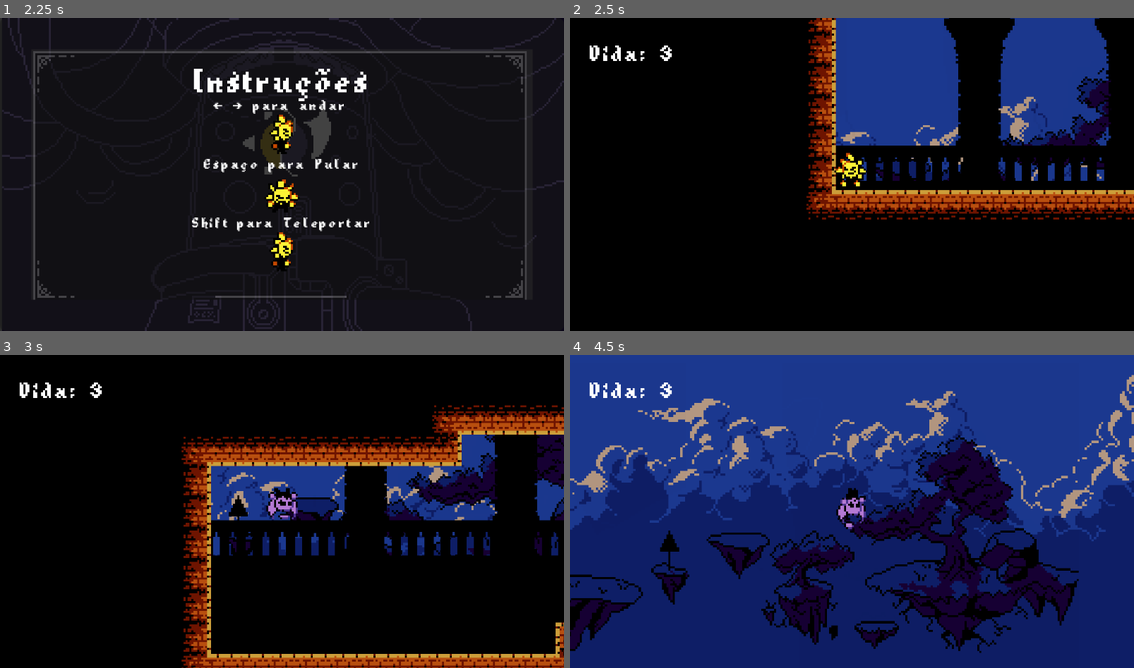
Above: before the commit, frames 1-4 (two rows, left to right).
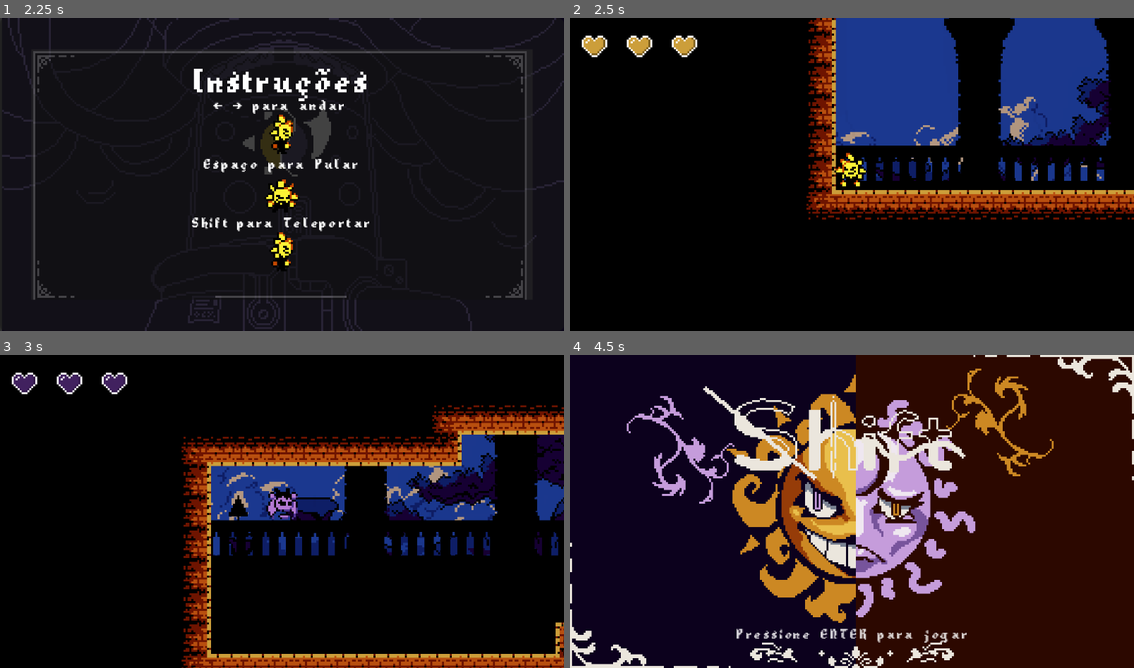
Above: after the commit, the same moments.

Repository: ygcs796/jogo-gamejam-djuff
Game: Godot game, scene res://cenarios/title_screen.tscn
Two runs of this game, one before a commit and one after it. Both use one fixed random seed, a clock stepped at 60 frames per second and the inputs below.
Inputs (mouse positions are in pixels of both pictures, inside the frame that each line leads up to):
- Up to frame 1 (2.25 s): tap Enter (ui_accept) at 0.5, 0.77, 0.8, 1.07, 1.25, 1.35, 1.52, 1.82, 2 s; hold Shift (swap) 0.53-1.28 s; hold Right (ui_right) 0.53-2.03 s; tap Shift (swap) at 1.55 s; hold Left (ui_left) from 2.03 s (still down); hold Shift (swap) from 2.03 s (still down)
- Up to frame 2 (2.5 s): keep holding Left (ui_left); keep holding Shift (swap); tap Enter (ui_accept) at 2.3 s
- Up to frame 3 (3 s): tap Enter (ui_accept) at 2.75 s; release Left (ui_left) at 2.78 s; release Shift (swap) at 2.78 s; hold Right (ui_right) from 2.78 s (still down); tap Shift (swap) at 2.85 s
- Up to frame 4 (4.5 s): tap Enter (ui_accept) at 3.02, 3.32 s; hold Enter (ui_accept) 3.53-4.25 s; tap P (pausar, bound only after the commit) at 4.15 s; release Right (ui_right) at 4.25 s; click (727, 477) at 4.27 s

Frame 1 is identical in both runs. In frame 2, 0.9% of the frame differs, in the area x 2-23%, y 5-14%; in frame 3, 0.9%; in frame 4, 98%, in the area x 0-100%, y 0-100%.

Commit message:
feat: adicionado corações e pausa

Diff:
--- a/cenarios/fase_1_REFEITA.tscn
+++ b/cenarios/fase_1_REFEITA.tscn
@@ -10,9 +10,10 @@
 [ext_resource type="Texture2D" uid="uid://bdtxu3q021o6e" path="res://frente do paralax versão final.png" id="3_vkf0v"]
 [ext_resource type="PackedScene" uid="uid://cks3c0sqqsb6j" path="res://elementos/espinhos.tscn" id="4_eetcr"]
 [ext_resource type="Texture2D" uid="uid://by7uxjxamsj0y" path="res://tilesets REFEITOS.png" id="4_vkf0v"]
-[ext_resource type="FontFile" uid="uid://dhot6sworwsob" path="res://fontes/EnchantedSword.ttf" id="11_gp3ih"]
+[ext_resource type="PackedScene" uid="uid://g12rg1fxw8dy" path="res://cenarios/ui/vida.tscn" id="11_iwjql"]
 [ext_resource type="PackedScene" uid="uid://by1u6n52ihwbr" path="res://elementos/dialogo.tscn" id="11_pedg6"]
 [ext_resource type="Texture2D" uid="uid://cdb07vgsn3mmk" path="res://assets/chave.png" id="13_iwjql"]
+[ext_resource type="PackedScene" uid="uid://158ri8hu5hpi" path="res://cenarios/ui/pausa.tscn" id="14_iwjql"]
 
 [sub_resource type="TileSetAtlasSource" id="TileSetAtlasSource_n4735"]
 texture = ExtResource("4_vkf0v")
@@ -171,9 +172,6 @@
 [sub_resource type="RectangleShape2D" id="RectangleShape2D_e8qxp"]
 size = Vector2(177.5, 21)
 
-[sub_resource type="LabelSettings" id="LabelSettings_4641i"]
-font = ExtResource("11_gp3ih")
-
 [sub_resource type="AtlasTexture" id="AtlasTexture_ove6p"]
 atlas = ExtResource("13_iwjql")
 region = Rect2(15, 0, 11, 26)
@@ -350,43 +348,48 @@
 
 [node name="HUD" type="CanvasLayer" parent="." unique_id=1755309185]
 
-[node name="vida" type="Label" parent="HUD" unique_id=1323107226]
-offset_left = 10.0
+[node name="Pausa" parent="HUD" unique_id=531544732 instance=ExtResource("14_iwjql")]
+offset_left = 53.0
+offset_top = 26.0
+offset_right = 53.0
+offset_bottom = 26.0
+
+[node name="vida" parent="HUD" unique_id=1109286178 instance=ExtResource("11_iwjql")]
+anchor_right = 0.10763889
+anchor_bottom = 0.05625
+offset_left = 20.0
 offset_top = 10.0
-offset_right = 62.0
-offset_bottom = 33.0
-text = "Vida: 3"
-label_settings = SubResource("LabelSettings_4641i")
-metadata/_edit_use_anchors_ = true
+offset_right = 20.0
+offset_bottom = 10.0
 
 [node name="dialogo" parent="HUD" unique_id=1395224464 instance=ExtResource("11_pedg6")]
 metadata/_edit_use_anchors_ = true
 
 [node name="simbolo_chave_lumina" type="TextureRect" parent="HUD" unique_id=3749295]
 visible = false
-offset_left = 47.0
-offset_top = 5.0
-offset_right = 73.0
-offset_bottom = 36.0
+offset_left = 73.0
+offset_top = 4.0
+offset_right = 99.0
+offset_bottom = 35.0
 texture = SubResource("AtlasTexture_ove6p")
 stretch_mode = 5
 metadata/_edit_use_anchors_ = true
 
 [node name="simbolo_chave_umbra" type="TextureRect" parent="HUD" unique_id=2091738252]
 visible = false
-offset_left = 51.0
-offset_top = 5.0
-offset_right = 77.0
-offset_bottom = 36.0
+offset_left = 80.0
+offset_top = 4.0
+offset_right = 106.0
+offset_bottom = 35.0
 texture = SubResource("AtlasTexture_1lfdq")
 stretch_mode = 5
 metadata/_edit_use_anchors_ = true
 
 [node name="simbolo_chave_completa" type="TextureRect" parent="HUD" unique_id=1020231815]
 visible = false
-offset_left = 53.0
+offset_left = 80.0
 offset_top = 4.0
-offset_right = 70.0
+offset_right = 97.0
 offset_bottom = 36.74074
 texture = SubResource("AtlasTexture_jtm68")
 stretch_mode = 5
@@ -395,4 +398,6 @@
 [connection signal="chegou_na_porta" from="TileMapLayer/StaticBody2D/porta" to="." method="_on_porta_chegou_na_porta"]
 [connection signal="jogador_pegou_chave_umbra" from="chave_umbra" to="." method="_on_chave_umbra_jogador_pegou_chave_umbra"]
 [connection signal="jogador_pegou_chave_lumina" from="chave_lumina" to="." method="_on_chave_lumina_jogador_pegou_chave_lumina"]
+[connection signal="state_changed" from="Player" to="HUD/vida" method="swap_heart_color"]
+[connection signal="tomou_dano" from="Player" to="HUD/vida" method="delete_heart"]
 [connection signal="dialog_finished" from="HUD/dialogo" to="." method="_on_dialogo_dialog_finished"]
--- a/cenarios/fase_2.tscn
+++ b/cenarios/fase_2.tscn
@@ -10,6 +10,7 @@
 [ext_resource type="Script" uid="uid://c4dsuwwppk3rw" path="res://scripts/chave_umbra.gd" id="5_osbo2"]
 [ext_resource type="PackedScene" uid="uid://du24hh5b5m1nb" path="res://elementos/porta.tscn" id="6_gx0op"]
 [ext_resource type="FontFile" uid="uid://dhot6sworwsob" path="res://fontes/EnchantedSword.ttf" id="8_osbo2"]
+[ext_resource type="PackedScene" uid="uid://158ri8hu5hpi" path="res://cenarios/ui/pausa.tscn" id="11_23g8n"]
 
 [sub_resource type="WorldBoundaryShape2D" id="WorldBoundaryShape2D_no2hi"]
 normal = Vector2(1, 0)
@@ -795,6 +796,12 @@
 texture = SubResource("AtlasTexture_cslls")
 stretch_mode = 5
 
+[node name="Pausa" parent="HUD" unique_id=531544732 instance=ExtResource("11_23g8n")]
+offset_left = 53.0
+offset_top = 26.0
+offset_right = 53.0
+offset_bottom = 26.0
+
 [connection signal="jogador_pegou_chave_lumina" from="cenario1/chave_lumina" to="." method="_on_chave_lumina_jogador_pegou_chave_lumina"]
 [connection signal="jogador_pegou_chave_umbra" from="cenario2/chave_umbra" to="." method="_on_chave_umbra_jogador_pegou_chave_umbra"]
 [connection signal="chegou_na_porta" from="cenario2/porta" to="." method="_on_porta_chegou_na_porta"]
--- a/cenarios/fase_2_REFEITA.tscn
+++ b/cenarios/fase_2_REFEITA.tscn
@@ -11,8 +11,9 @@
 [ext_resource type="Texture2D" uid="uid://c2qdnaq4veyy5" path="res://assets/fundo do paralax.png" id="6_wt83s"]
 [ext_resource type="Texture2D" uid="uid://cyos3sbfcyaif" path="res://assets/meio do paralax.png" id="7_4pjui"]
 [ext_resource type="PackedScene" uid="uid://by1u6n52ihwbr" path="res://elementos/dialogo.tscn" id="9_wqvnf"]
-[ext_resource type="FontFile" uid="uid://dhot6sworwsob" path="res://fontes/EnchantedSword.ttf" id="11_8vodl"]
+[ext_resource type="PackedScene" uid="uid://g12rg1fxw8dy" path="res://cenarios/ui/vida.tscn" id="11_rfihv"]
 [ext_resource type="Texture2D" uid="uid://cdb07vgsn3mmk" path="res://assets/chave.png" id="13_rfihv"]
+[ext_resource type="PackedScene" uid="uid://158ri8hu5hpi" path="res://cenarios/ui/pausa.tscn" id="14_rfihv"]
 
 [sub_resource type="TileSetAtlasSource" id="TileSetAtlasSource_tntr8"]
 texture = ExtResource("4_wt83s")
@@ -219,9 +220,6 @@
 [sub_resource type="RectangleShape2D" id="RectangleShape2D_fdb8m"]
 size = Vector2(14.875, 111.1875)
 
-[sub_resource type="LabelSettings" id="LabelSettings_om6b3"]
-font = ExtResource("11_8vodl")
-
 [sub_resource type="AtlasTexture" id="AtlasTexture_km0v8"]
 atlas = ExtResource("13_rfihv")
 region = Rect2(15, 0, 11, 26)
@@ -619,23 +617,23 @@
 
 [node name="HUD" type="CanvasLayer" parent="." unique_id=1830211723]
 
-[node name="vida" type="Label" parent="HUD" unique_id=81063323]
-offset_left = 10.0
+[node name="vida" parent="HUD" unique_id=1109286178 instance=ExtResource("11_rfihv")]
+custom_minimum_size = Vector2(60, 0)
+anchor_right = 0.10763889
+anchor_bottom = 0.05625
+offset_left = 20.0
 offset_top = 10.0
-offset_right = 62.0
-offset_bottom = 33.0
-text = "Vida: 3"
-label_settings = SubResource("LabelSettings_om6b3")
-metadata/_edit_use_anchors_ = true
+offset_right = 20.0
+offset_bottom = 10.0
 
 [node name="dialogo" parent="HUD" unique_id=1395224464 instance=ExtResource("9_wqvnf")]
 metadata/_edit_use_anchors_ = true
 
 [node name="simbolo_chave_lumina" type="TextureRect" parent="HUD" unique_id=1180958464]
 visible = false
-offset_left = 47.0
+offset_left = 73.0
 offset_top = 5.0
-offset_right = 73.0
+offset_right = 99.0
 offset_bottom = 36.0
 texture = SubResource("AtlasTexture_km0v8")
 stretch_mode = 5
@@ -643,9 +641,9 @@
 
 [node name="simbolo_chave_umbra" type="TextureRect" parent="HUD" unique_id=373435764]
 visible = false
-offset_left = 51.0
+offset_left = 80.0
 offset_top = 5.0
-offset_right = 77.0
+offset_right = 106.0
 offset_bottom = 36.0
 texture = SubResource("AtlasTexture_dxegs")
 stretch_mode = 5
@@ -653,15 +651,23 @@
 
 [node name="simbolo_chave_completa" type="TextureRect" parent="HUD" unique_id=290811087]
 visible = false
-offset_left = 53.0
+offset_left = 80.0
 offset_top = 4.0
-offset_right = 70.0
+offset_right = 97.0
 offset_bottom = 36.74074
 texture = SubResource("AtlasTexture_50ymx")
 stretch_mode = 5
 metadata/_edit_use_anchors_ = true
 
+[node name="Pausa" parent="HUD" unique_id=531544732 instance=ExtResource("14_rfihv")]
+offset_left = 53.0
+offset_top = 26.0
+offset_right = 53.0
+offset_bottom = 26.0
+
 [connection signal="chegou_na_porta" from="porta" to="." method="_on_porta_chegou_na_porta"]
 [connection signal="jogador_pegou_chave_umbra" from="StaticBody2D/chave_umbra" to="." method="_on_chave_umbra_jogador_pegou_chave_umbra"]
 [connection signal="jogador_pegou_chave_lumina" from="StaticBody2D/chave_lumina" to="." method="_on_chave_lumina_jogador_pegou_chave_lumina"]
+[connection signal="state_changed" from="Player" to="HUD/vida" method="swap_heart_color"]
+[connection signal="tomou_dano" from="Player" to="HUD/vida" method="delete_heart"]
 [connection signal="dialog_finished" from="HUD/dialogo" to="." method="_on_dialogo_dialog_finished"]
--- a/cenarios/fase_3_NOVA.tscn
+++ b/cenarios/fase_3_NOVA.tscn
@@ -11,8 +11,9 @@
 [ext_resource type="Texture2D" uid="uid://dgptipg3f6i0j" path="res://tilesets REFEITOS juntos.png" id="4_pexv8"]
 [ext_resource type="PackedScene" uid="uid://cks3c0sqqsb6j" path="res://elementos/espinhos.tscn" id="5_7p6ij"]
 [ext_resource type="PackedScene" uid="uid://by1u6n52ihwbr" path="res://elementos/dialogo.tscn" id="10_kg4uw"]
-[ext_resource type="FontFile" uid="uid://dhot6sworwsob" path="res://fontes/EnchantedSword.ttf" id="11_yd7ab"]
+[ext_resource type="PackedScene" uid="uid://g12rg1fxw8dy" path="res://cenarios/ui/vida.tscn" id="11_86m4a"]
 [ext_resource type="Texture2D" uid="uid://cdb07vgsn3mmk" path="res://assets/chave.png" id="13_86m4a"]
+[ext_resource type="PackedScene" uid="uid://158ri8hu5hpi" path="res://cenarios/ui/pausa.tscn" id="14_86m4a"]
 
 [sub_resource type="TileSetAtlasSource" id="TileSetAtlasSource_l76ga"]
 texture = ExtResource("4_pexv8")
@@ -207,9 +208,6 @@
 [sub_resource type="RectangleShape2D" id="RectangleShape2D_t4q4a"]
 size = Vector2(161, 27)
 
-[sub_resource type="LabelSettings" id="LabelSettings_otxpl"]
-font = ExtResource("11_yd7ab")
-
 [sub_resource type="AtlasTexture" id="AtlasTexture_wfedx"]
 atlas = ExtResource("13_86m4a")
 region = Rect2(15, 0, 11, 26)
@@ -501,23 +499,22 @@
 
 [node name="HUD" type="CanvasLayer" parent="." unique_id=1766646751]
 
-[node name="vida" type="Label" parent="HUD" unique_id=1048851256]
-offset_left = 10.0
+[node name="vida" parent="HUD" unique_id=1109286178 instance=ExtResource("11_86m4a")]
+anchor_right = 0.10763889
+anchor_bottom = 0.05625
+offset_left = 20.0
 offset_top = 10.0
-offset_right = 62.0
-offset_bottom = 33.0
-text = "Vida: 3"
-label_settings = SubResource("LabelSettings_otxpl")
-metadata/_edit_use_anchors_ = true
+offset_right = 20.0
+offset_bottom = 10.0
 
 [node name="dialogo" parent="HUD" unique_id=1395224464 instance=ExtResource("10_kg4uw")]
 metadata/_edit_use_anchors_ = true
 
 [node name="simbolo_chave_lumina" type="TextureRect" parent="HUD" unique_id=1690754317]
 visible = false
-offset_left = 47.0
+offset_left = 73.0
 offset_top = 5.0
-offset_right = 73.0
+offset_right = 99.0
 offset_bottom = 36.0
 texture = SubResource("AtlasTexture_wfedx")
 stretch_mode = 5
@@ -525,9 +522,9 @@
 
 [node name="simbolo_chave_umbra" type="TextureRect" parent="HUD" unique_id=194925979]
 visible = false
-offset_left = 51.0
+offset_left = 80.0
 offset_top = 5.0
-offset_right = 77.0
+offset_right = 106.0
 offset_bottom = 36.0
 texture = SubResource("AtlasTexture_gjdn5")
 stretch_mode = 5
@@ -535,15 +532,23 @@
 
 [node name="simbolo_chave_completa" type="TextureRect" parent="HUD" unique_id=1729753153]
 visible = false
-offset_left = 53.0
+offset_left = 80.0
 offset_top = 4.0
-offset_right = 70.0
+offset_right = 97.0
 offset_bottom = 36.74074
 texture = SubResource("AtlasTexture_o22t1")
 stretch_mode = 5
 metadata/_edit_use_anchors_ = true
 
+[node name="Pausa" parent="HUD" unique_id=531544732 instance=ExtResource("14_86m4a")]
+offset_left = 53.0
+offset_top = 26.0
+offset_right = 53.0
+offset_bottom = 26.0
+
 [connection signal="chegou_na_porta" from="porta" to="." method="_on_porta_chegou_na_porta"]
 [connection signal="jogador_pegou_chave_lumina" from="chave_lumina" to="." method="_on_chave_lumina_jogador_pegou_chave_lumina"]
 [connection signal="jogador_pegou_chave_umbra" from="chave_umbra" to="." method="_on_chave_umbra_jogador_pegou_chave_umbra"]
+[connection signal="state_changed" from="Player" to="HUD/vida" method="swap_heart_color"]
+[connection signal="tomou_dano" from="Player" to="HUD/vida" method="delete_heart"]
 [connection signal="dialog_finished" from="HUD/dialogo" to="." method="_on_dialogo_dialog_finished"]
--- a/cenarios/fase_4_NOVA.tscn
+++ b/cenarios/fase_4_NOVA.tscn
@@ -11,8 +11,9 @@
 [ext_resource type="PackedScene" uid="uid://d0kxvarubijo5" path="res://elementos/chave_umbra.tscn" id="7_q14k5"]
 [ext_resource type="PackedScene" uid="uid://cks3c0sqqsb6j" path="res://elementos/espinhos.tscn" id="8_fnocy"]
 [ext_resource type="PackedScene" uid="uid://by1u6n52ihwbr" path="res://elementos/dialogo.tscn" id="10_017vc"]
-[ext_resource type="FontFile" uid="uid://dhot6sworwsob" path="res://fontes/EnchantedSword.ttf" id="10_nkjk4"]
+[ext_resource type="PackedScene" uid="uid://g12rg1fxw8dy" path="res://cenarios/ui/vida.tscn" id="11_q14k5"]
 [ext_resource type="Texture2D" uid="uid://cdb07vgsn3mmk" path="res://assets/chave.png" id="12_eqehk"]
+[ext_resource type="PackedScene" uid="uid://158ri8hu5hpi" path="res://cenarios/ui/pausa.tscn" id="14_q14k5"]
 
 [sub_resource type="TileSetAtlasSource" id="TileSetAtlasSource_vqfqd"]
 texture = ExtResource("5_nkjk4")
@@ -318,9 +319,6 @@
 [sub_resource type="RectangleShape2D" id="RectangleShape2D_r7srt"]
 size = Vector2(16.5, 33)
 
-[sub_resource type="LabelSettings" id="LabelSettings_q14k5"]
-font = ExtResource("10_nkjk4")
-
 [sub_resource type="AtlasTexture" id="AtlasTexture_fnocy"]
 atlas = ExtResource("12_eqehk")
 region = Rect2(15, 0, 11, 26)
@@ -718,23 +716,22 @@
 
 [node name="HUD" type="CanvasLayer" parent="." unique_id=2064592864]
 
-[node name="vida" type="Label" parent="HUD" unique_id=1790868311]
-offset_left = 10.0
+[node name="vida" parent="HUD" unique_id=1109286178 instance=ExtResource("11_q14k5")]
+anchor_right = 0.10763889
+anchor_bottom = 0.05625
+offset_left = 20.0
 offset_top = 10.0
-offset_right = 62.0
-offset_bottom = 33.0
-text = "Vida: 3"
-label_settings = SubResource("LabelSettings_q14k5")
-metadata/_edit_use_anchors_ = true
+offset_right = 20.0
+offset_bottom = 10.0
 
 [node name="dialogo" parent="HUD" unique_id=1395224464 instance=ExtResource("10_017vc")]
 metadata/_edit_use_anchors_ = true
 
 [node name="simbolo_chave_lumina" type="TextureRect" parent="HUD" unique_id=2067057034]
 visible = false
-offset_left = 47.0
+offset_left = 73.0
 offset_top = 5.0
-offset_right = 73.0
+offset_right = 99.0
 offset_bottom = 36.0
 texture = SubResource("AtlasTexture_fnocy")
 stretch_mode = 5
@@ -742,9 +739,9 @@
 
 [node name="simbolo_chave_umbra" type="TextureRect" parent="HUD" unique_id=1444854255]
 visible = false
-offset_left = 51.0
+offset_left = 80.0
 offset_top = 5.0
-offset_right = 77.0
+offset_right = 106.0
 offset_bottom = 36.0
 texture = SubResource("AtlasTexture_prylr")
 stretch_mode = 5
@@ -752,15 +749,23 @@
 
 [node name="simbolo_chave_completa" type="TextureRect" parent="HUD" unique_id=952798087]
 visible = false
-offset_left = 53.0
+offset_left = 80.0
 offset_top = 4.0
-offset_right = 70.0
+offset_right = 97.0
 offset_bottom = 36.74074
 texture = SubResource("AtlasTexture_tlhy2")
 stretch_mode = 5
 metadata/_edit_use_anchors_ = true
 
+[node name="Pausa" parent="HUD" unique_id=531544732 instance=ExtResource("14_q14k5")]
+offset_left = 53.0
+offset_top = 26.0
+offset_right = 53.0
+offset_bottom = 26.0
+
 [connection signal="chegou_na_porta" from="porta" to="." method="_on_porta_chegou_na_porta"]
+[connection signal="state_changed" from="Player" to="HUD/vida" method="swap_heart_color"]
+[connection signal="tomou_dano" from="Player" to="HUD/vida" method="delete_heart"]
 [connection signal="jogador_pegou_chave_lumina" from="chave_lumina" to="." method="_on_chave_lumina_jogador_pegou_chave_lumina"]
 [connection signal="jogador_pegou_chave_umbra" from="chave_umbra" to="." method="_on_chave_umbra_jogador_pegou_chave_umbra"]
 [connection signal="dialog_finished" from="HUD/dialogo" to="." method="_on_dialogo_dialog_finished"]
--- a/cenarios/ui/pausa.gd
+++ b/cenarios/ui/pausa.gd
@@ -1,11 +1,46 @@
 extends PanelContainer
 
+@onready var home: Button = $conteudo/HBoxContainer/Home
+@onready var sound: Button = $conteudo/HBoxContainer/Sound
+@onready var retry: Button = $conteudo/HBoxContainer/Retry
+var sons = {
+	"mutado": load("res://assets/ui/botão som mutado.png"),
+	"unmute": load("res://assets/ui/botão som.png")
+}
 
-# Called when the node enters the scene tree for the first time.
+
 func _ready() -> void:
 	process_mode = Node.PROCESS_MODE_ALWAYS
 	visible = false
+	if MusicManager.player.volume_linear == 0:
+		sound.icon = sons['unmute']
+	else:
+		sound.icon = sons['mutado']
 
-# Called every frame. 'delta' is the elapsed time since the previous frame.
 func _process(delta: float) -> void:
-	pass
+
+	if Input.is_action_just_pressed("pausar"):
+		visible = true
+		get_tree().paused = true
+
+func _on_home_pressed() -> void:
+	Global.go_home()
+
+
+func _on_sound_pressed() -> void:
+	if MusicManager.player.volume_linear == 0:
+		sound.icon = sons['unmute']
+		MusicManager.player.volume_linear = 1
+	else:
+		sound.icon = sons['mutado']
+		MusicManager.player.volume_linear = 0
+
+
+func _on_continuar_pressed() -> void:
+	get_tree().paused = false
+	visible = false
+
+
+func _on_retry_pressed() -> void:
+	get_tree().paused = false
+	get_tree().reload_current_scene()
--- a/cenarios/ui/pausa.tscn
+++ b/cenarios/ui/pausa.tscn
@@ -11,20 +11,39 @@
 
 [sub_resource type="StyleBoxEmpty" id="StyleBoxEmpty_mfnai"]
 
+[sub_resource type="StyleBoxEmpty" id="StyleBoxEmpty_ove6p"]
+
+[sub_resource type="StyleBoxEmpty" id="StyleBoxEmpty_1lfdq"]
+
 [sub_resource type="StyleBoxEmpty" id="StyleBoxEmpty_qky2f"]
+
+[sub_resource type="StyleBoxEmpty" id="StyleBoxEmpty_4641i"]
+
+[sub_resource type="StyleBoxEmpty" id="StyleBoxEmpty_iwjql"]
 
 [sub_resource type="StyleBoxEmpty" id="StyleBoxEmpty_vsyqh"]
 
+[sub_resource type="StyleBoxEmpty" id="StyleBoxEmpty_jtm68"]
+
+[sub_resource type="StyleBoxEmpty" id="StyleBoxEmpty_uuu0h"]
+
 [sub_resource type="StyleBoxEmpty" id="StyleBoxEmpty_ub2xv"]
 
+[sub_resource type="StyleBoxEmpty" id="StyleBoxEmpty_222ta"]
+
+[sub_resource type="StyleBoxEmpty" id="StyleBoxEmpty_n4jmn"]
+
 [node name="Pausa" type="PanelContainer" unique_id=531544732]
-anchors_preset = 15
-anchor_right = 1.0
-anchor_bottom = 1.0
+z_index = 7
+anchors_preset = -1
+anchor_right = 0.6458333
+anchor_bottom = 0.7
 grow_horizontal = 2
 grow_vertical = 2
+mouse_filter = 1
 theme_override_styles/panel = SubResource("StyleBoxEmpty_83sn4")
 script = ExtResource("1_yb6m2")
+metadata/_edit_use_anchors_ = true
 
 [node name="conteudo" type="VBoxContainer" parent="." unique_id=363475143]
 z_index = 1
@@ -40,28 +59,45 @@
 theme_override_constants/separation = 50
 
 [node name="Home" type="Button" parent="conteudo/HBoxContainer" unique_id=728044700]
+z_index = 1
 layout_mode = 2
 theme_override_styles/normal = SubResource("StyleBoxEmpty_mfnai")
+theme_override_styles/pressed = SubResource("StyleBoxEmpty_ove6p")
+theme_override_styles/hover = SubResource("StyleBoxEmpty_1lfdq")
+action_mode = 0
 icon = ExtResource("1_5annr")
 
 [node name="Sound" type="Button" parent="conteudo/HBoxContainer" unique_id=1702777866]
 layout_mode = 2
 theme_override_styles/normal = SubResource("StyleBoxEmpty_qky2f")
+theme_override_styles/pressed = SubResource("StyleBoxEmpty_4641i")
+theme_override_styles/hover = SubResource("StyleBoxEmpty_iwjql")
 icon = ExtResource("2_yb6m2")
 
 [node name="Retry" type="Button" parent="conteudo/HBoxContainer" unique_id=406689041]
 layout_mode = 2
 theme_override_styles/normal = SubResource("StyleBoxEmpty_vsyqh")
+theme_override_styles/pressed = SubResource("StyleBoxEmpty_jtm68")
+theme_override_styles/hover = SubResource("StyleBoxEmpty_uuu0h")
 icon = ExtResource("3_fs8ys")
 
-[node name="Button" type="Button" parent="conteudo" unique_id=704769846]
+[node name="continuar" type="Button" parent="conteudo" unique_id=704769846]
 layout_mode = 2
 size_flags_horizontal = 4
 size_flags_vertical = 4
 theme_override_styles/normal = SubResource("StyleBoxEmpty_ub2xv")
+theme_override_styles/pressed = SubResource("StyleBoxEmpty_222ta")
+theme_override_styles/hover = SubResource("StyleBoxEmpty_n4jmn")
 icon = ExtResource("4_dydhw")
 
 [node name="TextureRect" type="TextureRect" parent="." unique_id=21282727]
+z_index = -3
 layout_mode = 2
+mouse_filter = 2
 texture = ExtResource("1_3vcs5")
 metadata/_edit_use_anchors_ = true
+
+[connection signal="pressed" from="conteudo/HBoxContainer/Home" to="." method="_on_home_pressed"]
+[connection signal="pressed" from="conteudo/HBoxContainer/Sound" to="." method="_on_sound_pressed"]
+[connection signal="pressed" from="conteudo/HBoxContainer/Retry" to="." method="_on_retry_pressed"]
+[connection signal="pressed" from="conteudo/continuar" to="." method="_on_continuar_pressed"]
--- /dev/null
+++ b/cenarios/ui/vida.gd
@@ -0,0 +1,36 @@
+extends HBoxContainer
+
+@export var total_vida = 3
+@export var vida: HBoxContainer
+
+enum State { GROUND, CEILING }
+
+var corações : Dictionary = {
+	"amarelo": load("res://assets/ui/coração amarelo.png"),
+	"roxo": load("res://assets/ui/coração roxo.png")
+}
+
+func _ready() -> void:
+	for i in range(total_vida):
+		var png = TextureRect.new()
+		png.texture = corações['amarelo']
+		vida.add_child(png)
+
+	return
+
+func swap_heart_color(state : State) -> void:
+	var nodes = vida.get_children() as Array[TextureRect]
+
+	for node in nodes:
+		if state == State.CEILING:
+			node.texture = corações['roxo']
+		else:
+			node.texture = corações['amarelo']
+
+	return
+
+func delete_heart() -> void:
+	if total_vida > 0:
+		vida.get_children()[-1].queue_free()
+		total_vida -= 1
+	return
--- /dev/null
+++ b/cenarios/ui/vida.tscn
@@ -0,0 +1,17 @@
+[gd_scene format=3 uid="uid://g12rg1fxw8dy"]
+
+[ext_resource type="Script" uid="uid://f27nihb11cvt" path="res://cenarios/ui/vida.gd" id="1_v7pdo"]
+
+[node name="vida" type="HBoxContainer" unique_id=1109286178 node_paths=PackedStringArray("vida")]
+custom_minimum_size = Vector2(55, 0)
+anchors_preset = -1
+anchor_right = 0.1701389
+anchor_bottom = 0.1125
+grow_horizontal = 2
+grow_vertical = 2
+size_flags_horizontal = 2
+size_flags_vertical = 6
+theme_override_constants/separation = 10
+script = ExtResource("1_v7pdo")
+vida = NodePath(".")
+metadata/_edit_use_anchors_ = true
--- a/project.godot
+++ b/project.godot
@@ -68,6 +68,12 @@
 , Object(InputEventJoypadButton,"resource_local_to_scene":false,"resource_name":"","device":-1,"button_index":2,"pressure":0.0,"pressed":false,"script":null)
 ]
 }
+pausar={
+"deadzone": 0.2,
+"events": [Object(InputEventKey,"resource_local_to_scene":false,"resource_name":"","device":-1,"window_id":0,"alt_pressed":false,"shift_pressed":false,"ctrl_pressed":false,"meta_pressed":false,"pressed":false,"keycode":0,"physical_keycode":80,"key_label":0,"unicode":112,"location":0,"echo":false,"script":null)
+, Object(InputEventJoypadButton,"resource_local_to_scene":false,"resource_name":"","device":-1,"button_index":6,"pressure":0.0,"pressed":false,"script":null)
+]
+}
 
 [layer_names]
 
--- a/scripts/global.gd
+++ b/scripts/global.gd
@@ -10,3 +10,9 @@
 # Called every frame. 'delta' is the elapsed time since the previous frame.
 func _process(delta: float) -> void:
 	pass
+
+
+func go_home():
+	MusicManager.player.volume_linear = 1
+	get_tree().paused = false
+	get_tree().change_scene_to_file("res://cenarios/title_screen.tscn")
--- a/scripts/music_manager.gd
+++ b/scripts/music_manager.gd
@@ -5,6 +5,7 @@
 var next_stream: AudioStream = null  # música enfileirada
 
 func _ready():
+	process_mode = Node.PROCESS_MODE_ALWAYS
 	var ap = AudioStreamPlayer.new()
 	add_child(ap)
 	player = ap
--- a/scripts/player.gd
+++ b/scripts/player.gd
@@ -27,6 +27,7 @@
 signal state_changed(new_state)
 var qtde_chaves: int = 0
 
+
 func _ready():
 	animacao_umbra.flip_v = true
 	_apply_state()
@@ -44,6 +45,7 @@
 
 func _apply_state():
 	# Alterna skin
+
 	animacao_lumina.visible = (state == State.GROUND)
 	animacao_umbra.visible = (state == State.CEILING)
 	if state == State.GROUND:
Not shown, added: cenarios/ui/vida.gd.uid
